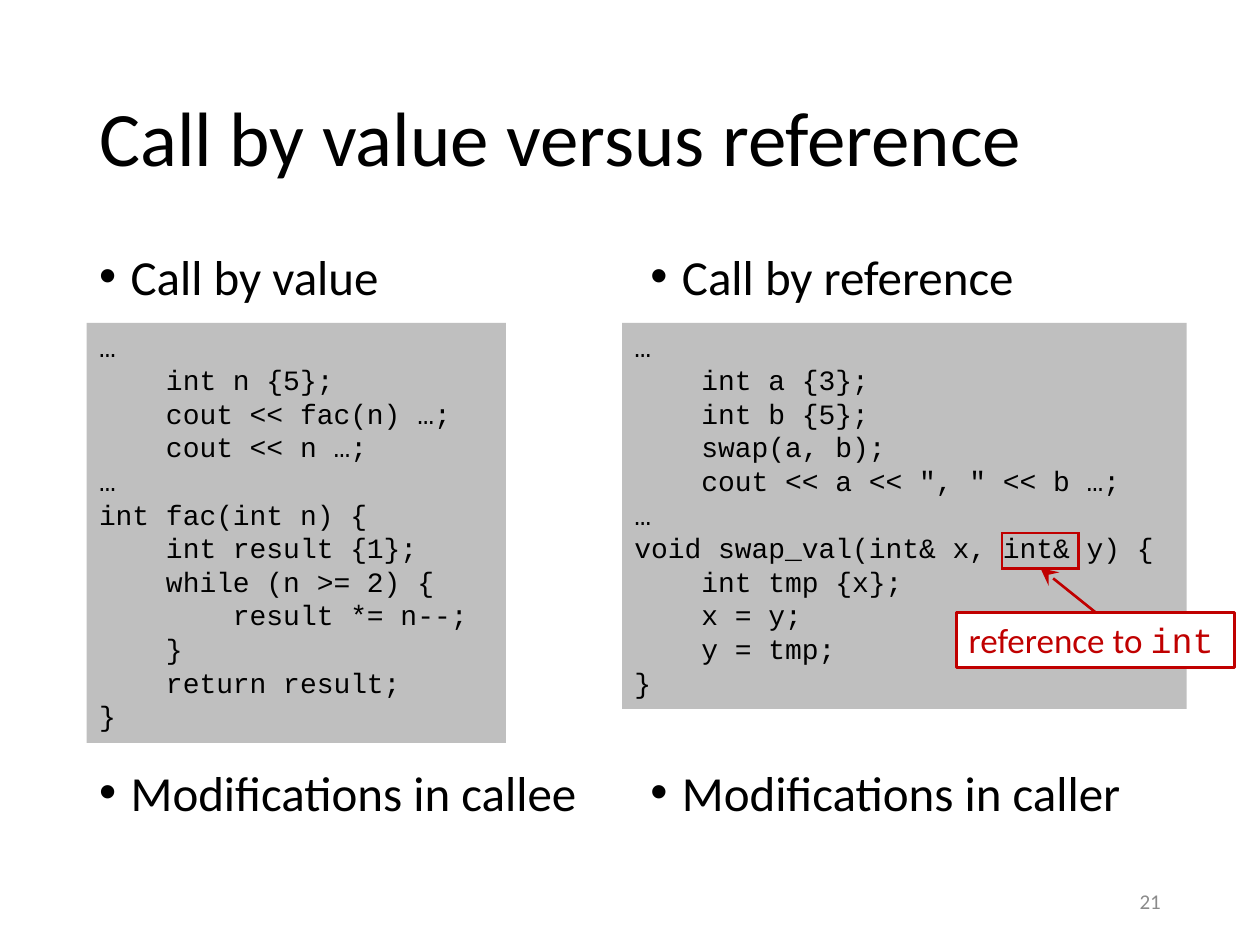
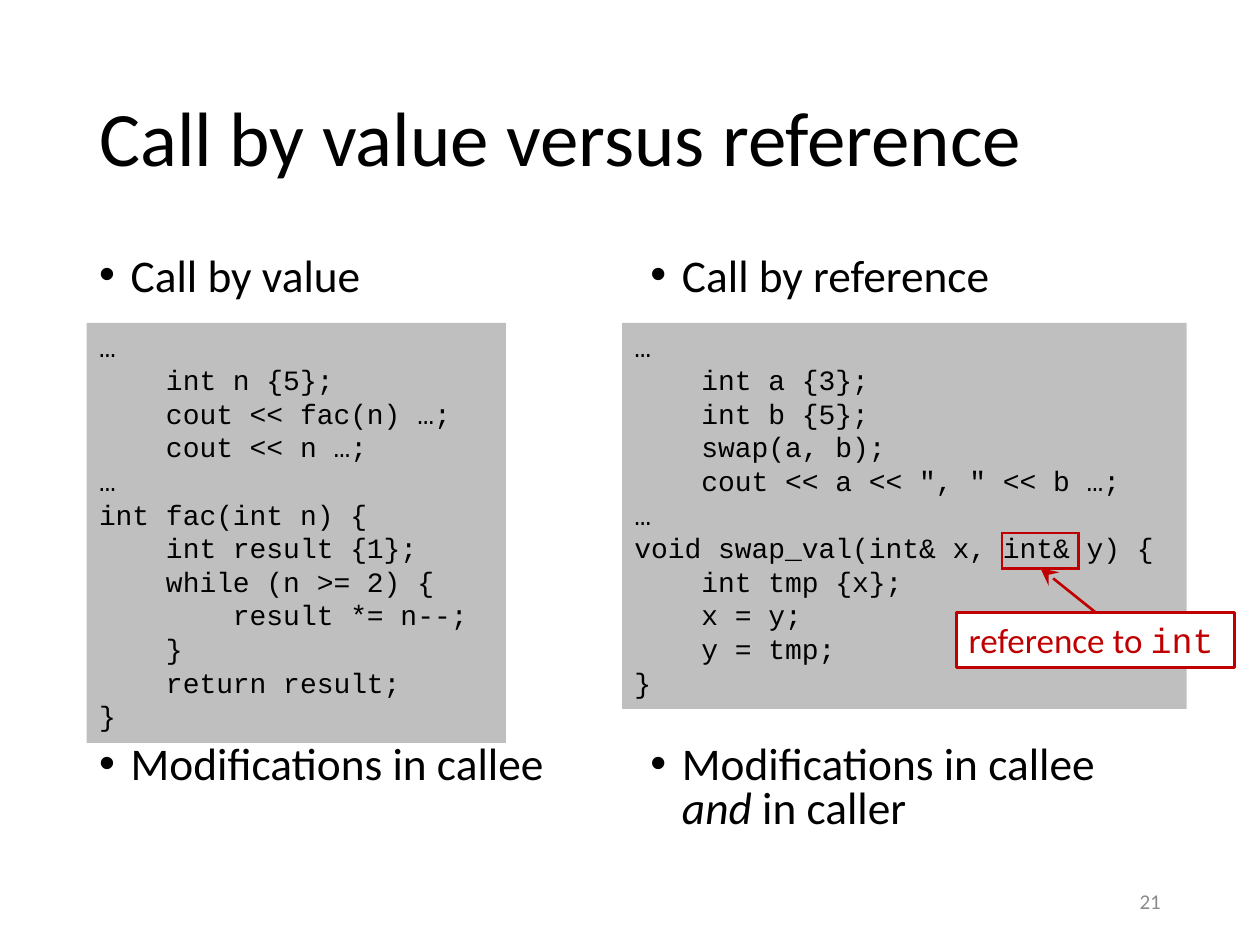
Before and after one commit to gjbex/training-material, a slide deck: slide 21 of CPlusPlus/scientific_cpp.pptx. Drawn at 1260x945 pixels with LibreOffice and Linux fonts; fonts in the diff are those of the drawing. Boxes give left, top, right and bottom in pixels: in the first picture for what was removed or moved away, otherwise in the second. Text is boxed around its words. In the diff, an @@ line names an element or a change of style, - is before the commit and + after.

Commit message:
Fix typos

```diff
--- a/CPlusPlus/scientific_cpp.pptx
+++ b/CPlusPlus/scientific_cpp.pptx
@@ text "Call by value" at <box>131,260,543,781</box>: size 28 to 25.9 pt @@
@@ text at <box>682,260,989,300</box>: size 28 to 25.9 pt in "Call by reference" @@
@@ text at <box>682,748,1094,825</box>: text changed; size 28 to 25.9 pt @@
-• Modifications in caller
+• Modifications in callee and in caller
```
Also in this commit, not shown: 8 other slides changed.
